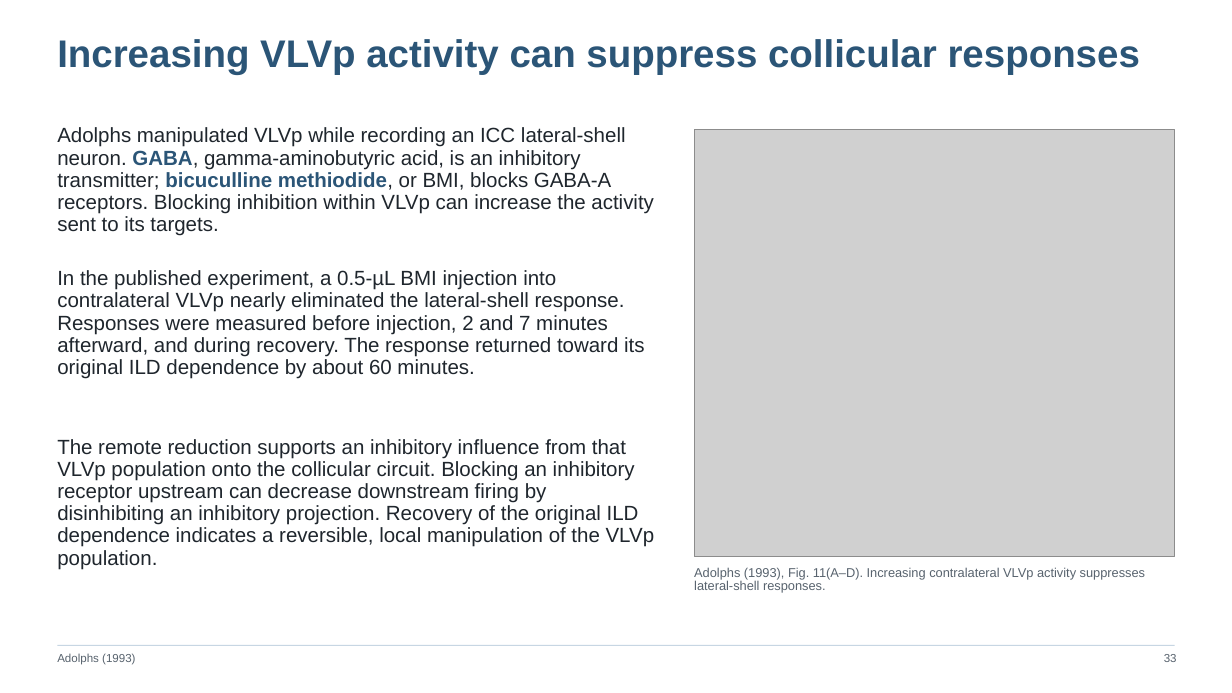
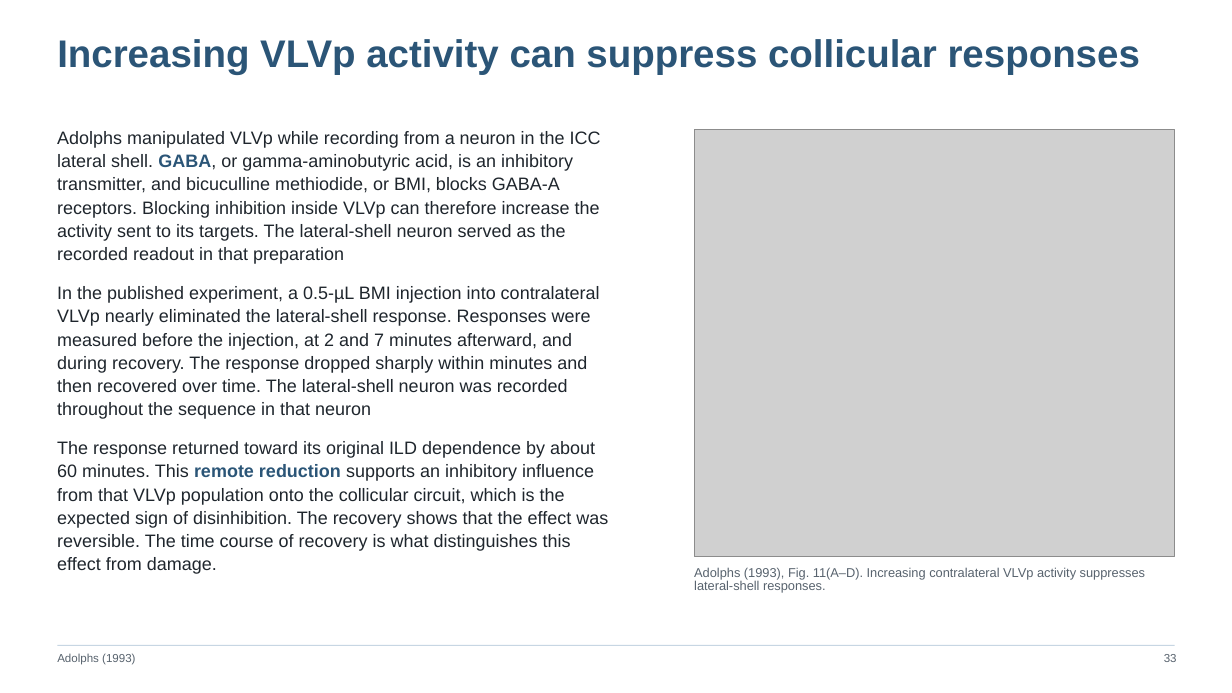
Before and after one commit to jordanxxlopez/NEUROETHOLOGY, a slide deck: slide 43 of scaffolded/Neuroethology_Lecture18_FA2026_SCAFFOLDED.pptx (slide 45 before the commit). Drawn at 1232x693 pixels with LibreOffice and Linux fonts; fonts in the diff are those of the drawing; grey boxes stand for pictures. Boxes give left, top, right and bottom in pixels: in the first picture for what was removed or moved away, otherwise in the second. Text is boxed around its words. In the diff, an @@ line names an element or a change of style, - is before the commit and + after.

```diff
--- a/scaffolded/Neuroethology_Lecture18_FA2026_SCAFFOLDED.pptx
+++ b/scaffolded/Neuroethology_Lecture18_FA2026_SCAFFOLDED.pptx
@@ text at (x1=57, y1=131, x2=608, y2=574): text changed; size 16 to 14 pt @@
-Adolphs manipulated VLVp while recording an ICC lateral-shell neuron. GABA, gamma-aminobutyric acid, is an inhibitory transmitter; bicuculline methiodide, or BMI, blocks GABA-A receptors. Blocking inhibition within VLVp can increase the activity sent to its targets.
+Adolphs manipulated VLVp while recording from a neuron in the ICC lateral shell. GABA, or gamma-aminobutyric acid, is an inhibitory transmitter, and bicuculline methiodide, or BMI, blocks GABA-A receptors. Blocking inhibition inside VLVp can therefore increase the activity sent to its targets. The lateral-shell neuron served as the recorded readout in that preparation
+In the published experiment, a 0.5-µL BMI injection into contralateral VLVp nearly eliminated the lateral-shell response. Responses were measured before the injection, at 2 and 7 minutes afterward, and during recovery. The response dropped sharply within minutes and then recovered over time. The lateral-shell neuron was recorded throughout the sequence in that neuron
+The response returned toward its original ILD dependence by about 60 minutes. This remote reduction supports an inhibitory influence from that VLVp population onto the collicular circuit, which is the expected sign of disinhibition. The recovery shows that the effect was reversible. The time course of recovery is what distinguishes this effect from damage.
@@ text removed at (x1=57, y1=270, x2=644, y2=379) @@
-In the published experiment, a 0.5-µL BMI injection into contralateral VLVp nearly eliminated the lateral-shell response. Responses were measured before injection, 2 and 7 minutes afterward, and during recovery. The response returned toward its original ILD dependence by about 60 minutes.
@@ text removed at (x1=57, y1=439, x2=655, y2=569) @@
-The remote reduction supports an inhibitory influence from that VLVp population onto the collicular circuit. Blocking an inhibitory receptor upstream can decrease downstream firing by disinhibiting an inhibitory projection. Recovery of the original ILD dependence indicates a reversible, local manipulation of the VLVp population.
```
Also in this commit, not shown: 46 other slides changed, 11 slides added, 11 slides removed, 3 other files.
